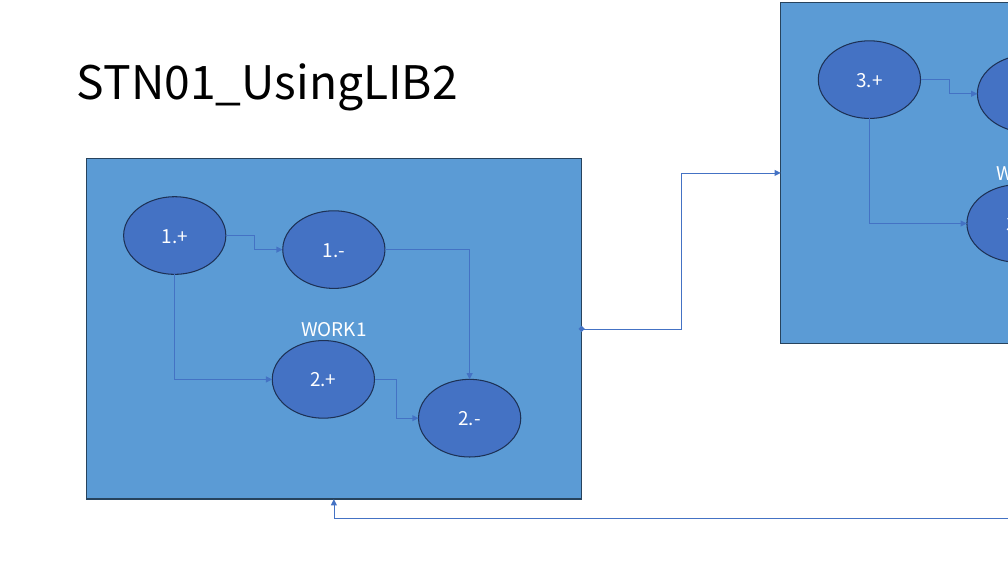
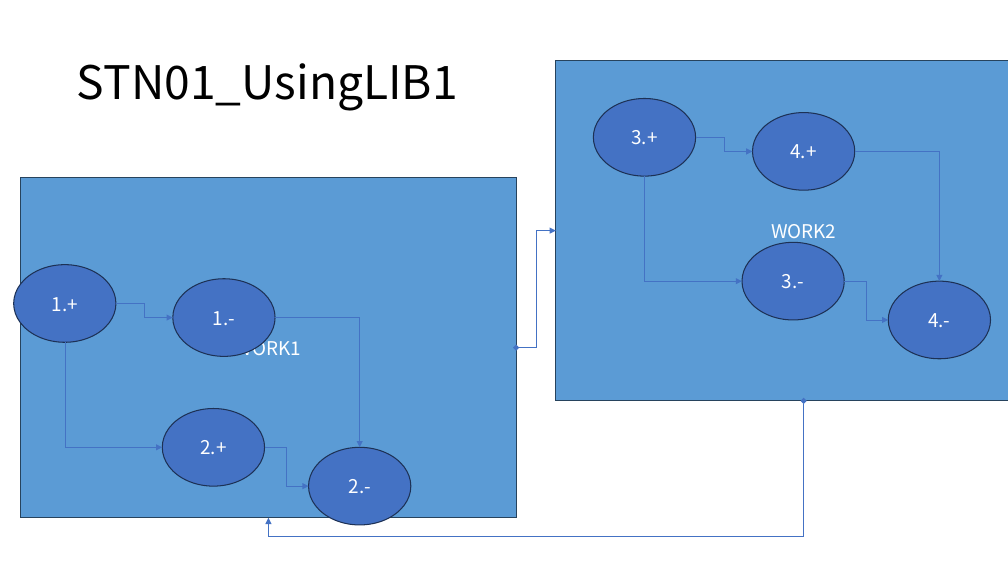
Before and after one commit to DualsoftDev/ds, a slide deck: slide 2 of DsDotNet/src/UnitTest/UnitTest.Model/ImportOfficeExample/exportDS/testA/testMy/my.pptx (slide 6 before the commit). Drawn at 1008x567 pixels with LibreOffice and Linux fonts; fonts in the diff are those of the drawing. Boxes give left, top, right and bottom in pixels: in the first picture for what was removed or moved away, otherwise in the second. Text is boxed around its words. In the diff, an @@ line names an element or a change of style, - is before the commit and + after.

```diff
--- a/DsDotNet/src/UnitTest/UnitTest.Model/ImportOfficeExample/exportDS/testA/testMy/my.pptx
+++ b/DsDotNet/src/UnitTest/UnitTest.Model/ImportOfficeExample/exportDS/testA/testMy/my.pptx
@@ title at bbox=[77, 63, 458, 111]: text changed @@
-STN01_UsingLIB2
+STN01_UsingLIB1
@@ 2 ellipses, 1 elbow arrow: place and size @@
-2 ellipses, 1 elbow arrow at bbox=[921, 55, 1008, 262]
+2 ellipses, 1 elbow arrow at bbox=[696, 113, 854, 321]
@@ rectangle "WORK1": place and size @@
-rectangle "WORK1" at bbox=[86, 159, 582, 499]
+rectangle "WORK1" at bbox=[20, 178, 516, 518]
@@ 1 rectangle, 1 ellipse, 1 elbow arrow: place and size @@
-1 rectangle, 1 ellipse, 1 elbow arrow at bbox=[781, 3, 1008, 343]
+1 rectangle, 1 ellipse, 1 elbow arrow at bbox=[556, 60, 1008, 401]
@@ elbow arrow added from (855, 151) to (940, 281), #4472C4 0.5 pt @@
@@ elbow double arrow moved from (582, 329) - (781, 173) to (516, 348) - (556, 231) @@
@@ elbow arrow added from (845, 281) to (889, 320), #4472C4 0.5 pt @@
@@ ellipse added at bbox=[889, 281, 991, 359], fill #4472C4, outline #1E3256 1 pt, 18 pt, text #FFFFFF @@
+4.-
@@ elbow arrow moved from (226, 236) - (283, 250) to (116, 303) - (173, 318) @@
@@ ellipse "2.+": place and size @@
-ellipse "2.+" at bbox=[272, 341, 374, 419]
+ellipse "2.+" at bbox=[163, 408, 265, 486]
@@ elbow double arrow moved from (1008, 343) - (334, 499) to (804, 401) - (268, 518) @@
@@ 3 ellipses, 3 elbow arrows: place and size @@
-3 ellipses, 3 elbow arrows at bbox=[124, 197, 521, 457]
+3 ellipses, 3 elbow arrows at bbox=[14, 265, 411, 526]
```
Also in this commit, not shown: 3 other slides changed, 2 slides added, 27 other files.
